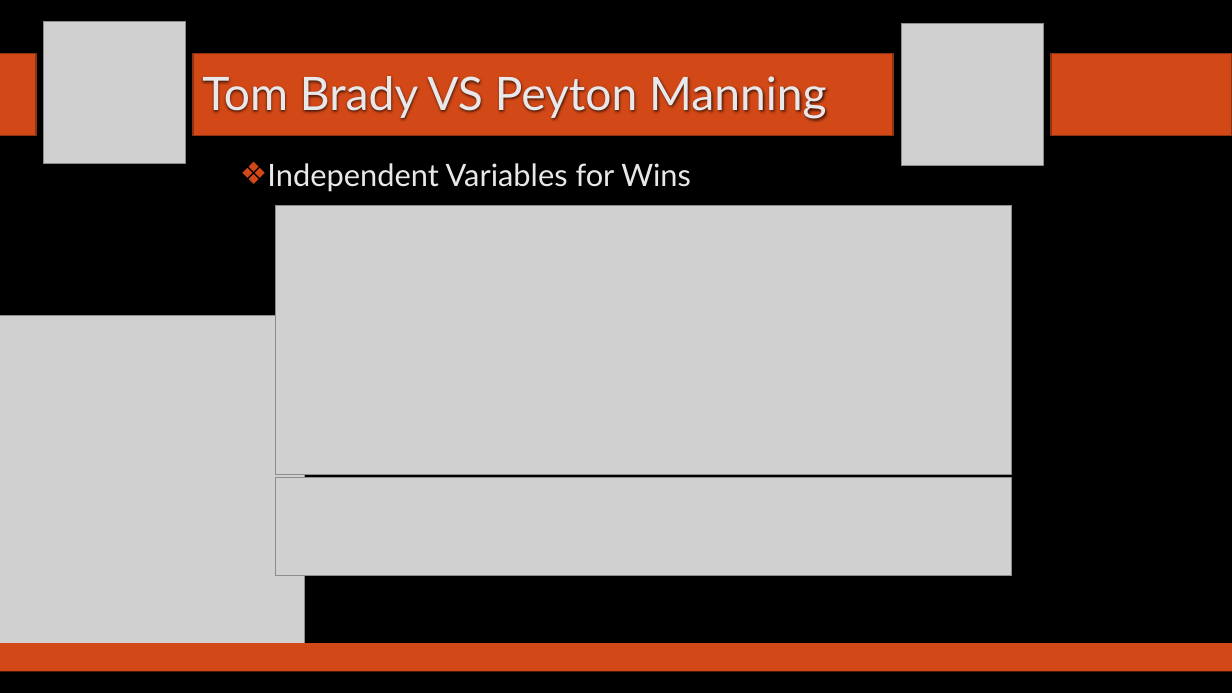
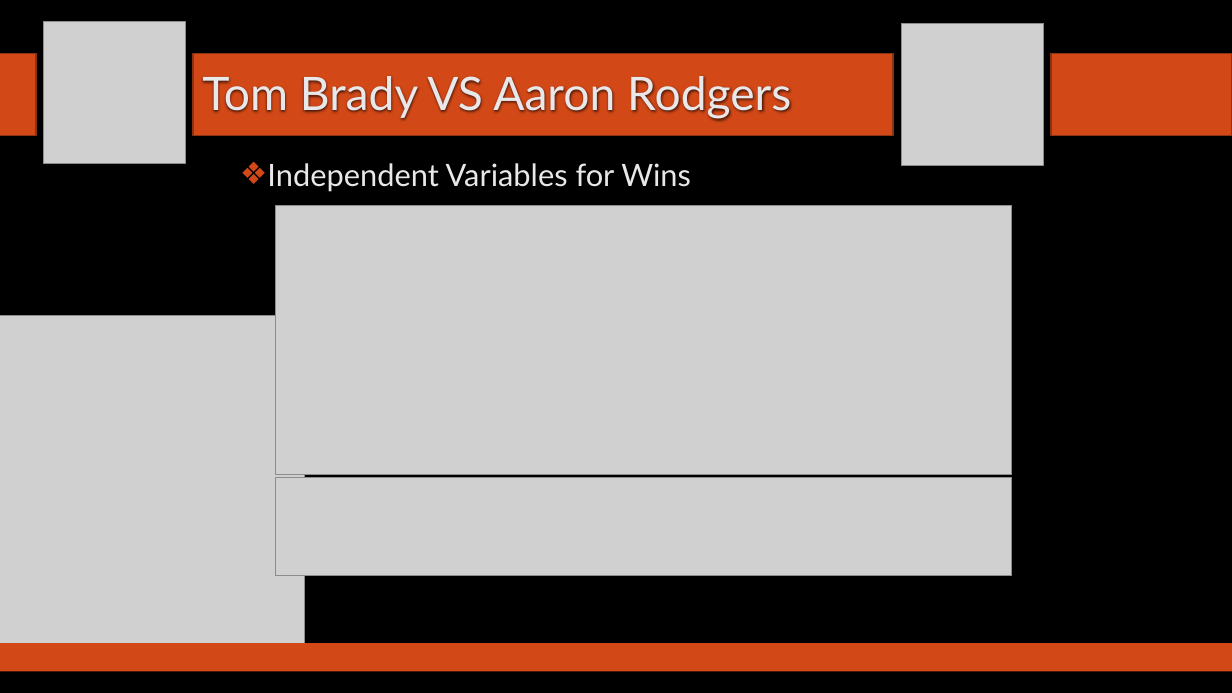
Before and after one commit to SuperMarioGiacomazzo/STOR538_WEBSITE, a slide deck: slide 7 of Slides/Football 2/Footballl_2_Lecture.pptx. Drawn at 1232x693 pixels with LibreOffice and Linux fonts; fonts in the diff are those of the drawing; grey boxes stand for pictures; background and template pictures are left out. Boxes give left, top, right and bottom in pixels: in the first picture for what was removed or moved away, otherwise in the second. Text is boxed around its words. In the diff, an @@ line names an element or a change of style, - is before the commit and + after.

```diff
--- a/Slides/Football 2/Footballl_2_Lecture.pptx
+++ b/Slides/Football 2/Footballl_2_Lecture.pptx
@@ title at bbox=[202, 76, 791, 119]: text changed @@
-Tom Brady VS Peyton Manning
+Tom Brady VS Aaron Rodgers
```
Also in this commit, not shown: 4 other slides changed, 1 slide added, 3 other files.
